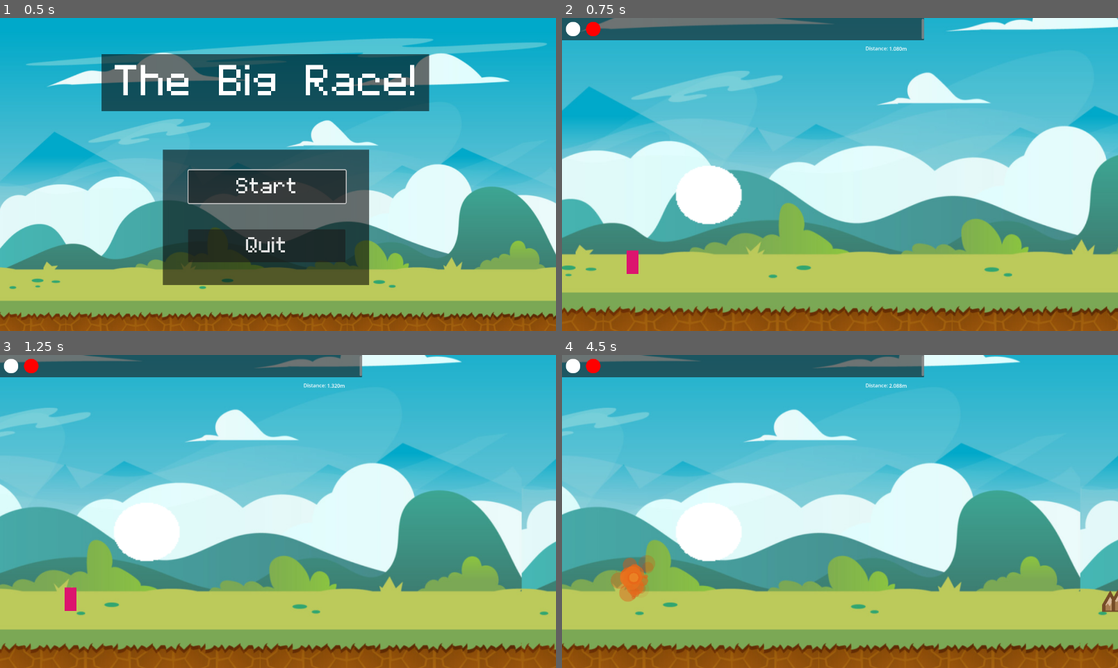
Above: before the commit, frames 1-4 (two rows, left to right).
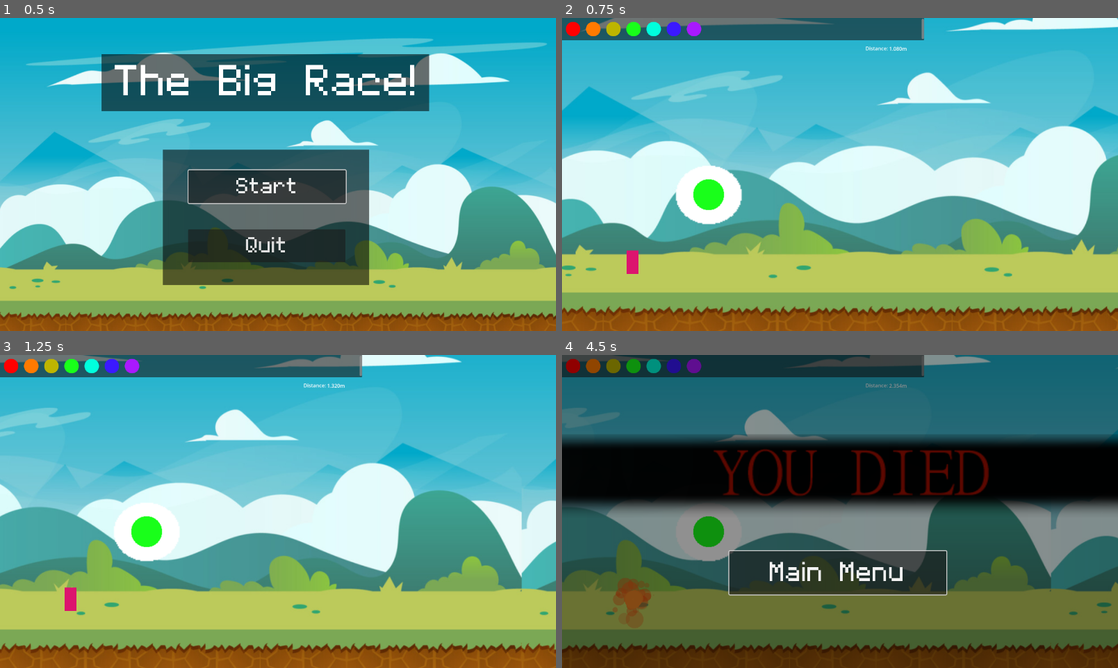
Above: after the commit, the same moments.

Repository: sarahletchford42/the-big-race
Game: Godot game, scene res://scenes/UI/title_screen.tscn
Two runs of this game, one before a commit and one after it. Both use one fixed random seed, a clock stepped at 60 frames per second and the inputs below.
Inputs:
- Up to frame 1 (0.5 s): no input
- Up to frame 2 (0.75 s): click "Start" at 0.5 s
- Up to frame 3 (1.25 s): no input
- Up to frame 4 (4.5 s): tap Enter (ui_accept) at 1.25, 1.52, 2.27, 3.77 s

Frame 1 is identical in both runs. In frame 2, 1.2% of the frame differs, in the area x 0-30%, y 1-62%; in frame 3, 1.2%; in frame 4, 100%, in the area x 0-100%, y 0-100%.

Commit message:
Added more food and tweaked balancing

Diff:
--- a/scenes/UI/Distance_Value.gd
+++ b/scenes/UI/Distance_Value.gd
@@ -31,7 +31,7 @@
 func speed_down():
 	if speed > -6.999999:
 		if thought.visible:
-			speed = speed - .25
+			speed = speed - .17
 			print("DOWN EXTRA!")
 		else:
 			speed = speed - .05
--- a/scenes/UI/main_ui.tscn
+++ b/scenes/UI/main_ui.tscn
@@ -1,9 +1,15 @@
-[gd_scene load_steps=6 format=3 uid="uid://dssw1xv8c6ycs"]
+[gd_scene load_steps=12 format=3 uid="uid://dssw1xv8c6ycs"]
 
 [ext_resource type="Script" path="res://scenes/UI/Distance_Value.gd" id="1_ves6g"]
 [ext_resource type="Texture2D" uid="uid://bnmnke3i8lpte" path="res://images/UI/food_white.png" id="2_2lrsp"]
+[ext_resource type="Texture2D" uid="uid://bgfa5gwds27xf" path="res://images/UI/food_blue.png" id="2_exgn0"]
 [ext_resource type="Texture2D" uid="uid://bg0cxntrfbsqd" path="res://images/UI/food_red.png" id="3_evuxf"]
+[ext_resource type="Texture2D" uid="uid://bb7b1nm7n8pcj" path="res://images/UI/food_orange.png" id="3_w6nkc"]
+[ext_resource type="Texture2D" uid="uid://gcnl13vqanpc" path="res://images/UI/food_green.png" id="4_bstgo"]
 [ext_resource type="Script" path="res://scenes/UI/Inventory.gd" id="4_v6x2b"]
+[ext_resource type="Texture2D" uid="uid://2xdextxcgjxu" path="res://images/UI/food_purple.png" id="5_c6b1f"]
+[ext_resource type="Texture2D" uid="uid://b2uv8w77lrjjd" path="res://images/UI/food_teal.png" id="6_7ggep"]
+[ext_resource type="Texture2D" uid="uid://b5hxbfpopwx15" path="res://images/UI/food_yellow.png" id="6_l0pit"]
 [ext_resource type="Script" path="res://scenes/UI/Food_Request.gd" id="6_xxpus"]
 
 [node name="Main_UI" type="Control"]
@@ -57,13 +63,23 @@
 offset_top = -153.103
 offset_right = 935.828
 offset_bottom = -81.1034
-item_count = 2
+item_count = 7
 max_columns = 10
 fixed_icon_size = Vector2i(60, 60)
 item_0/text = ""
-item_0/icon = ExtResource("2_2lrsp")
+item_0/icon = ExtResource("3_evuxf")
 item_1/text = ""
-item_1/icon = ExtResource("3_evuxf")
+item_1/icon = ExtResource("3_w6nkc")
+item_2/text = ""
+item_2/icon = ExtResource("6_l0pit")
+item_3/text = ""
+item_3/icon = ExtResource("4_bstgo")
+item_4/text = ""
+item_4/icon = ExtResource("6_7ggep")
+item_5/text = ""
+item_5/icon = ExtResource("2_exgn0")
+item_6/text = ""
+item_6/icon = ExtResource("5_c6b1f")
 script = ExtResource("4_v6x2b")
 
 [node name="Thought_Bubble" type="TextureRect" parent="CanvasLayer"]
@@ -83,7 +99,7 @@
 script = ExtResource("6_xxpus")
 
 [node name="SlowDown" type="Timer" parent="CanvasLayer"]
-wait_time = 1.5
+wait_time = 1.4
 autostart = true
 
 [node name="Timer" type="Timer" parent="CanvasLayer"]
Binary file added: images/UI/food_blue.png
Not shown, added: images/UI/food_blue.png.import
Binary file added: images/UI/food_green.png
Not shown, added: images/UI/food_green.png.import
Binary file added: images/UI/food_orange.png
Not shown, added: images/UI/food_orange.png.import
Binary file added: images/UI/food_purple.png
Not shown, added: images/UI/food_purple.png.import
Binary file added: images/UI/food_teal.png
Not shown, added: images/UI/food_teal.png.import
Binary file added: images/UI/food_yellow.png
Not shown, added: images/UI/food_yellow.png.import
(and 2 more such lines)
